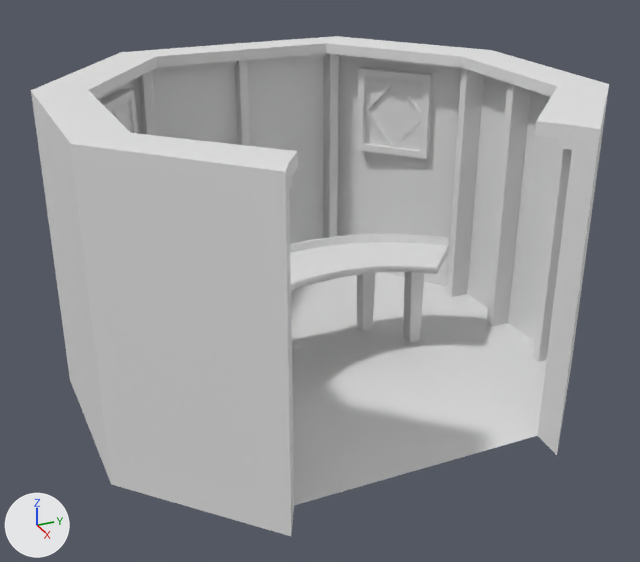
Renders of the FBX model Assets/_Assets/Models/Observatory_Base.fbx from each side of a commit.
Both versions are drawn from a camera (50 mm lens) standing at (58.0, -24.3, 34.4) and looking at (5.2, -0.5, 7.9). The axes (+X, +Y, +Z) are drawn at lower left. The lights are the same throughout. The first picture is the older version. Where no turn or scale is listed for an object, it has been applied to the vertices.

Before the edit, the objects in view are built like this:
```python
me_cube_075 = bpy.data.meshes.new('Cube.075')
me_cube_075.from_pydata(...)  # 108 vertices, 131 faces; spans x -2.89..2.75, y -2.41..2.56, z -3.55..3.55
# faces by material slot: [125, 6]
me_cube_075.materials.append(mat_material)  # its picture is missing
me_cube_075.materials.append(mat_material_001)  # white #e7e7e7
me_cube_077 = bpy.data.meshes.new('Cube.077')
me_cube_077.from_pydata(...)  # 116 vertices, 56 faces; spans x -13.1..11.6, y -16.7..16.7, z 0.0..21.4
me_cube_077.materials.append(mat_material)  # its picture is missing
me_cylinder_006 = bpy.data.meshes.new('Cylinder.006')
me_cylinder_006.from_pydata(...)  # 132 vertices, 86 faces; spans x -13.4..20.8, y -17.8..17.8, z 0.0..21.7
me_cylinder_006.materials.append(mat_material)  # its picture is missing
ob_observatorydividers = bpy.data.objects.new('observatoryDividers', me_cube_077)
ob_observatorydividers.location = (0.0, 0.0, 0.0)
ob_observatorywalls = bpy.data.objects.new('observatoryWalls', me_cylinder_006)
ob_observatorywalls.location = (0.0, 0.0, 0.0)
ob_rightwindow = bpy.data.objects.new('rightWindow', me_cube_075)
ob_rightwindow.location = (-7.2, 11.96, 16.1)
# also in view: 'mainDesk' at (4.1, 0.8, 4.6); 'leftWindow' at (-7.0, -11.9, 16.1); 'observatoryFloor' at (3.6, 0.0, 1.1)
```
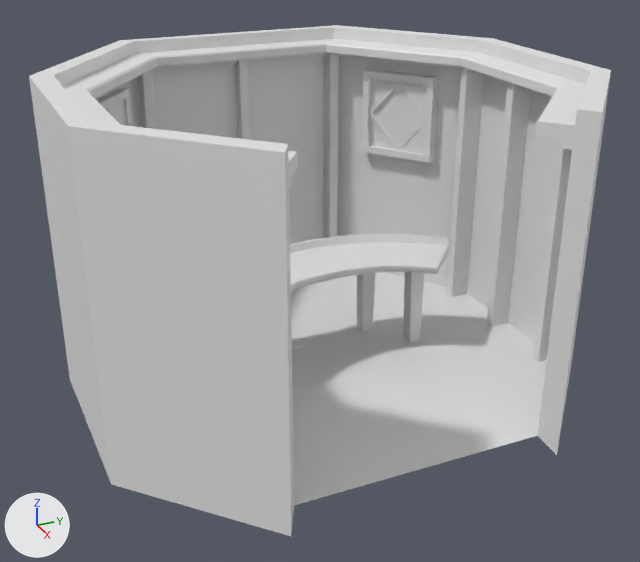
Where the newer file only moved an object's origin or applied its transform, the numbers keep the older frame.

Diff of the bpy script that builds the scene:
```diff
--- a/Assets/_Assets/Models/Observatory_Base.fbx.py
+++ b/Assets/_Assets/Models/Observatory_Base.fbx.py
@@ me_cube_075 @@
 # used by ob_rightwindow; location = (-7.2, 11.96, 16.1)
-me_cube_075.from_pydata(...)  # 108 vertices, 131 faces; spans x -2.89..2.75, y -2.41..2.56, z -3.55..3.55
+me_cube_075.from_pydata(...)  # 108 vertices, 131 faces; spans x -2.55..3.3, y -2.08..2.58, z -3.69..3.42
+# me_cube_075 part 1: the whole mesh is turned -3.9 degrees about the z axis through its middle, then moved by (0.44, 0.18, -0.14)
 me_cube_075.materials.append(mat_material)
@@ me_cylinder_006 @@
 # used by ob_observatorywalls; location = (0.0, 0.0, 0.0)
-me_cylinder_006.from_pydata(...)  # 132 vertices, 86 faces; spans x -13.4..20.8, y -17.8..17.8, z 0.0..21.7
+me_cylinder_006.from_pydata(...)  # 152 vertices, 115 faces; spans x -13.3..20.8, y -17.8..17.8, z 0.0..22.6
+# me_cylinder_006 part 2: 10 vertices moved from x -10.8..17.6, y -14.3..14.3, z 20.8..21.7 to x -10.9..17.8, y -14.5..14.5, z 20.8..21.7; 32 vertices removed from x -13.4..11.2, y -15.6..15.6, z 0.0..21.7; 52 vertices added at x -13.3..20.8, y -17.8..17.8, z 20.3..22.6
 me_cylinder_006.materials.append(mat_material)
```

Changed parts and their boxes (x1, y1, x2, y2) in the pictures (640 x 562 px; the box of a moved part takes in the faces that stretch with it):
'observatoryWalls', reshaped: before (31, 36, 609, 536); after (29, 25, 611, 536)
'rightWindow', moved, turned: before (357, 67, 433, 159); after (362, 69, 438, 162)
part 2 of me_cylinder_006, moved or reshaped: before (66, 36, 579, 244); after (29, 25, 611, 190)
